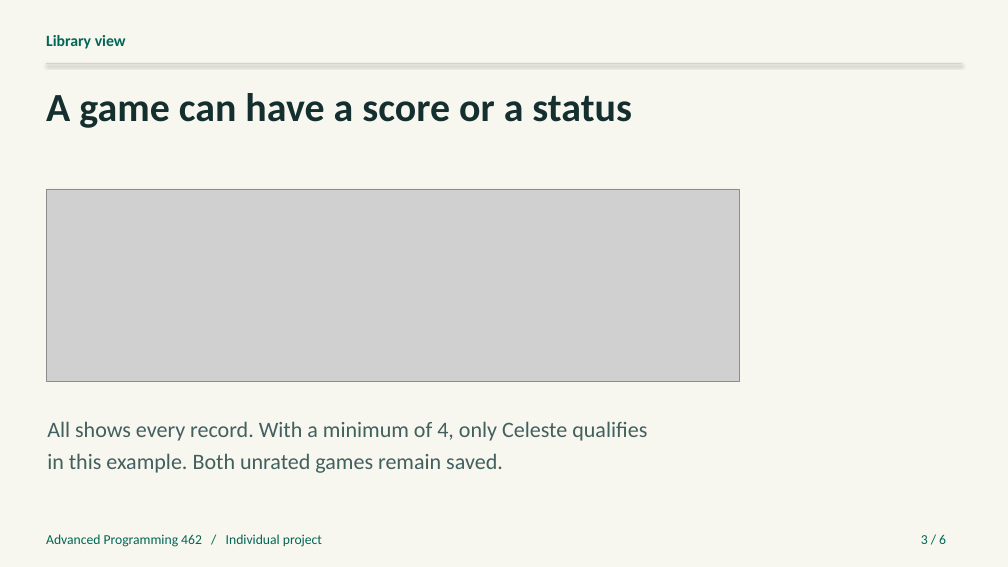
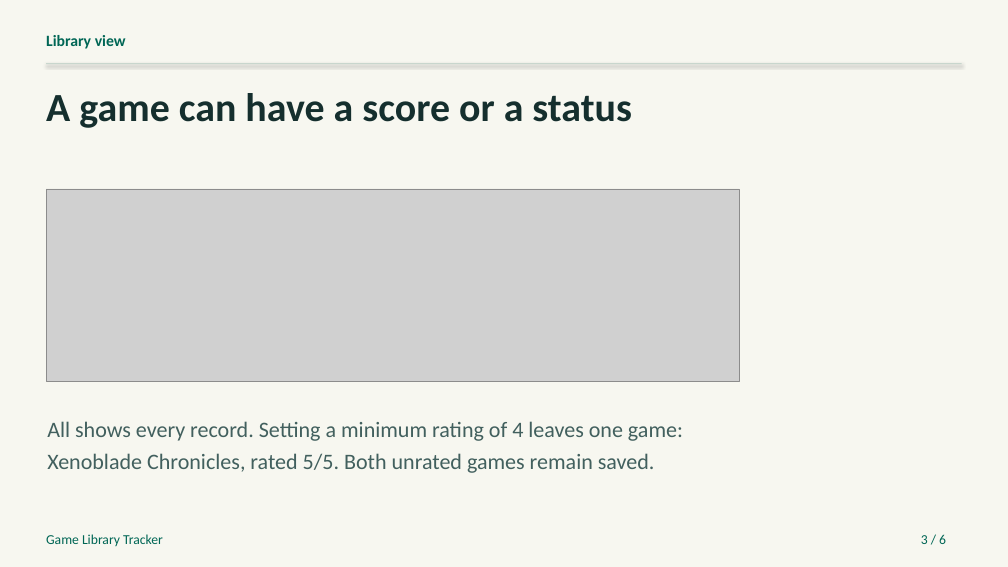
Before and after one commit to JehadKo/Library_tracker, a slide deck: slide 3 of Game_Library_Tracker.pptx. Drawn at 1008x567 pixels with LibreOffice and Linux fonts; fonts in the diff are those of the drawing; grey boxes stand for pictures. Boxes give left, top, right and bottom in pixels: in the first picture for what was removed or moved away, otherwise in the second. Text is boxed around its words. In the diff, an @@ line names an element or a change of style, - is before the commit and + after.

```diff
--- a/Game_Library_Tracker.pptx
+++ b/Game_Library_Tracker.pptx
@@ text at (x1=47, y1=421, x2=683, y2=441): text changed @@
-All shows every record. With a minimum of 4, only Celeste qualifies
+All shows every record. Setting a minimum rating of 4 leaves one game:
@@ text at (x1=47, y1=453, x2=655, y2=473): text changed @@
-in this example. Both unrated games remain saved.
+Xenoblade Chronicles, rated 5/5. Both unrated games remain saved.
@@ text at (x1=46, y1=534, x2=163, y2=546): text changed @@
-Advanced Programming 462 / Individual project
+Game Library Tracker
```
Also in this commit, not shown: 5 other slides changed, 3 other files.
